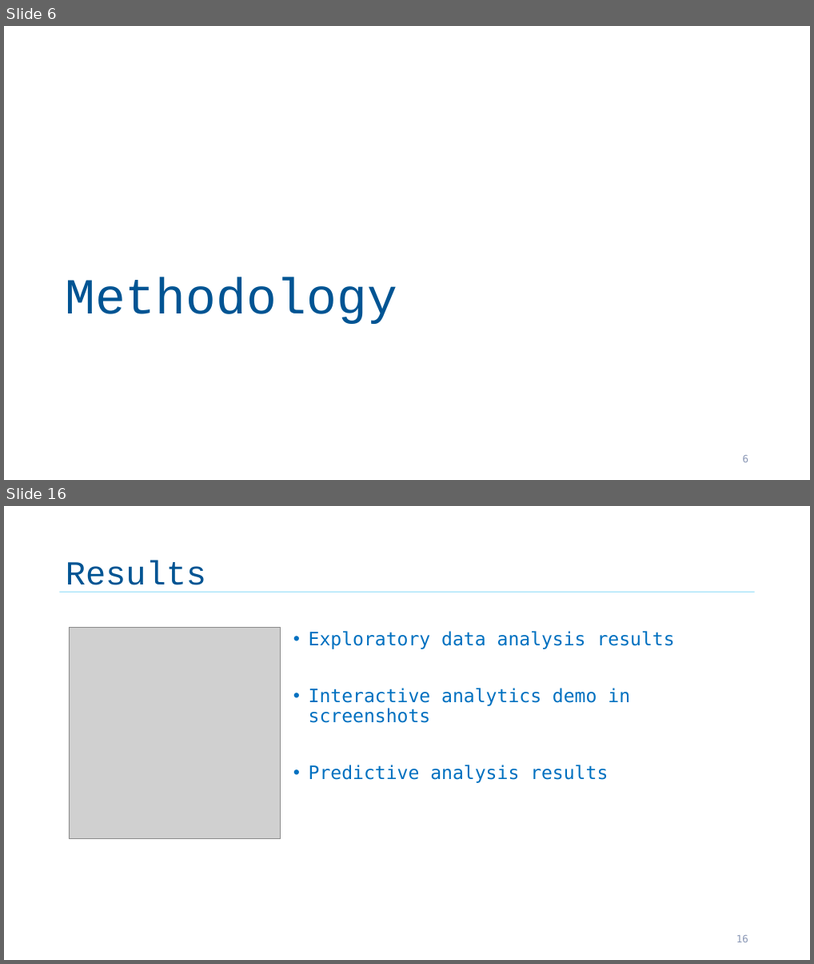
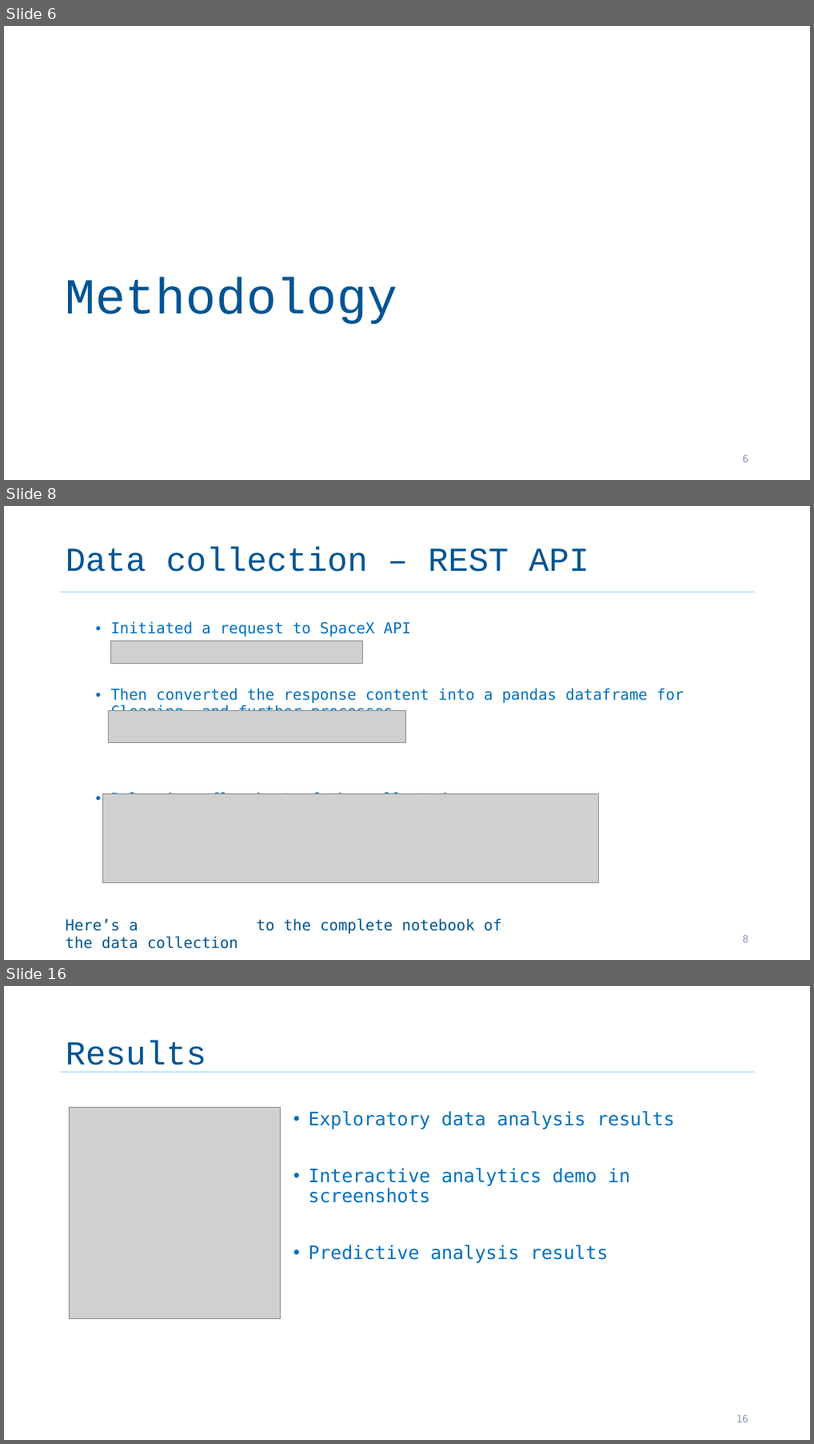
Before and after one commit to salamituns/IBM_tasks_Notebooks, a slide deck: IBM_Capstone_notes/ds-capstone-template.pptx. Shown one above the other, each under a label of ours: slides 6 and 16 before the commit, slides 6, 8 and 16 after it; the slides between them are not shown. The pictures are 814x964 and 814x1444 pixels, drawn with LibreOffice and Linux fonts; fonts in the diff are those of the drawing; grey boxes stand for pictures. Boxes give left, top, right and bottom in pixels: in the first picture for what was removed or moved away, otherwise in the second. Text is boxed around its words. In the diff, an @@ line names an element or a change of style, - is before the commit and + after.

Commit message:
update spaceX notebook

```diff
--- a/IBM_Capstone_notes/ds-capstone-template.pptx
+++ b/IBM_Capstone_notes/ds-capstone-template.pptx
@@ slide 8 added at (4,506,810,960), background #FFFFFF; not listed: 1 template element that a slide beside it also shows @@
@@ title added at (66,546,590,572), 40 pt, text #005493 @@
+Data collection – REST API
@@ text added at (111,621,684,794), 18 pt, text #0070C0 @@
+  • Initiated a request to SpaceX API
+  • Then converted the response content into a pandas dataframe for Cleaning, and further processes
+  • Below is a flowchart of the collected process.
@@ picture added at (111,640,363,664) @@
@@ picture added at (108,711,406,743) @@
@@ picture added at (102,793,598,882) @@
@@ text added at (66,918,502,948), 18 pt, text #005493 @@
+Here’s a Github link to the complete notebook of the data collection
@@ page number added at (743,935,750,942), 12 pt, text #8C99B6 @@
+8
```
Also in this commit, not shown: 14 slides changed, 1 slide removed, 9 other files.
